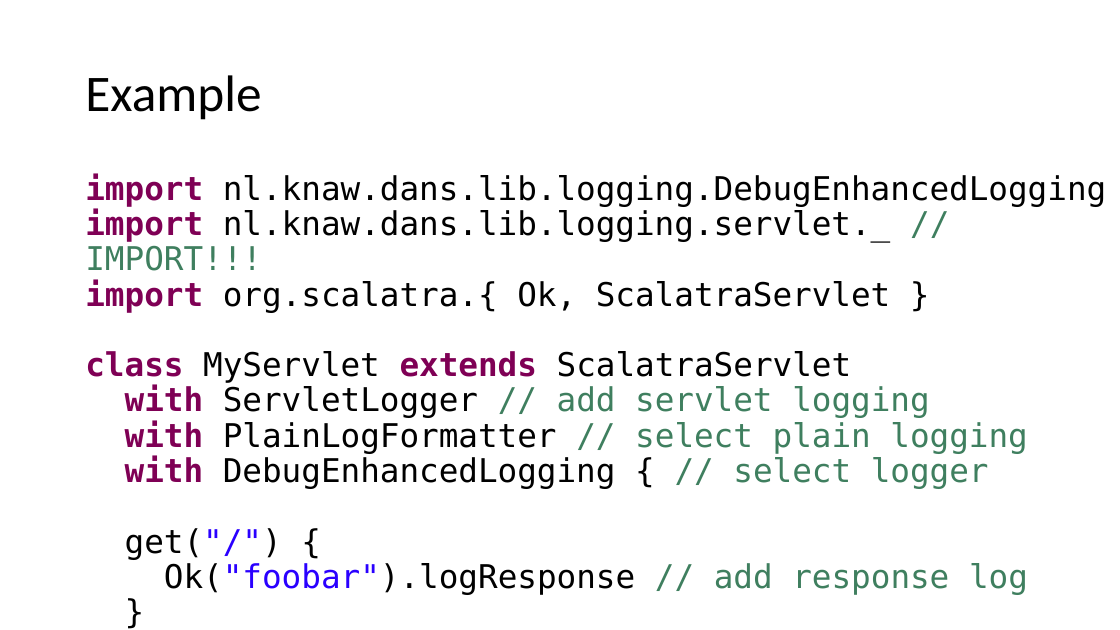
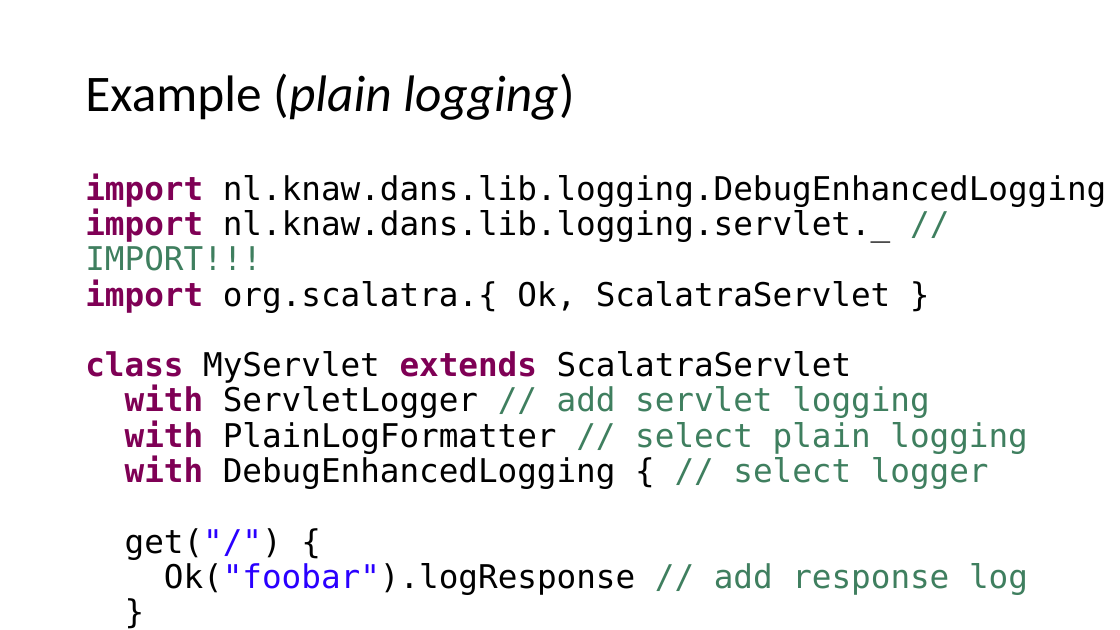
Before and after one commit to DANS-KNAW/course-scalatra-servlet-logging, a slide deck: slide 9 of Presentation.pptx. Drawn at 1120x630 pixels with LibreOffice and Linux fonts; fonts in the diff are those of the drawing. Boxes give left, top, right and bottom in pixels: in the first picture for what was removed or moved away, otherwise in the second. Text is boxed around its words. In the diff, an @@ line names an element or a change of style, - is before the commit and + after.

```diff
--- a/Presentation.pptx
+++ b/Presentation.pptx
@@ title at (x1=85, y1=73, x2=574, y2=120): text changed; italic on @@
-Example
+Example (plain logging)
```
Also in this commit, not shown: 8 other slides changed, 2 slides added, 1 other file.
